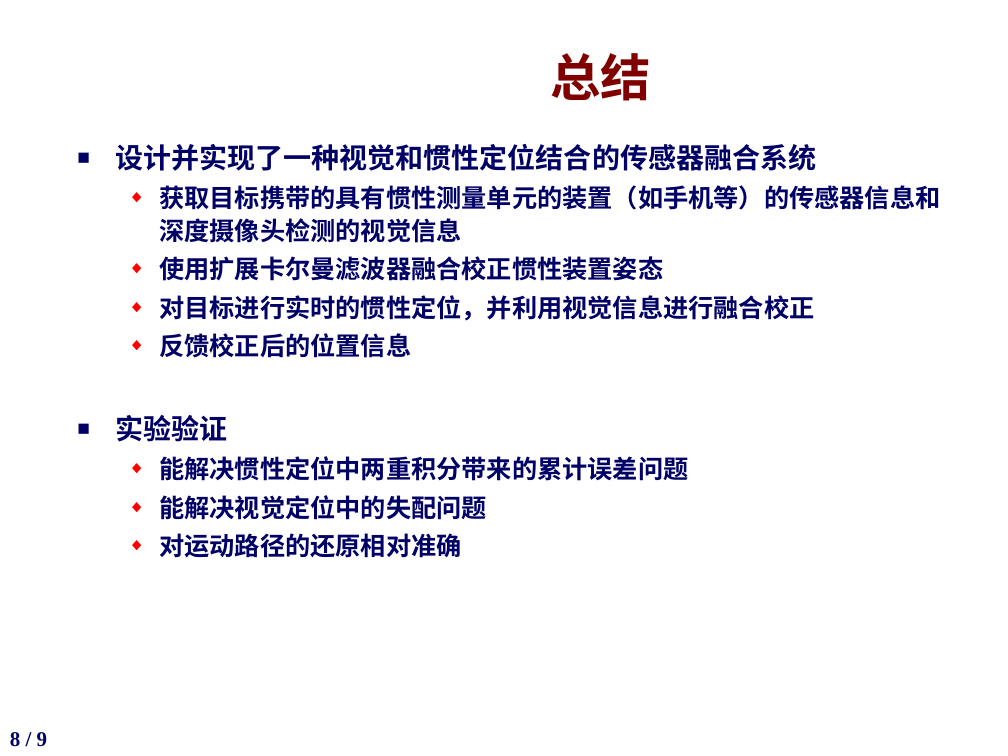
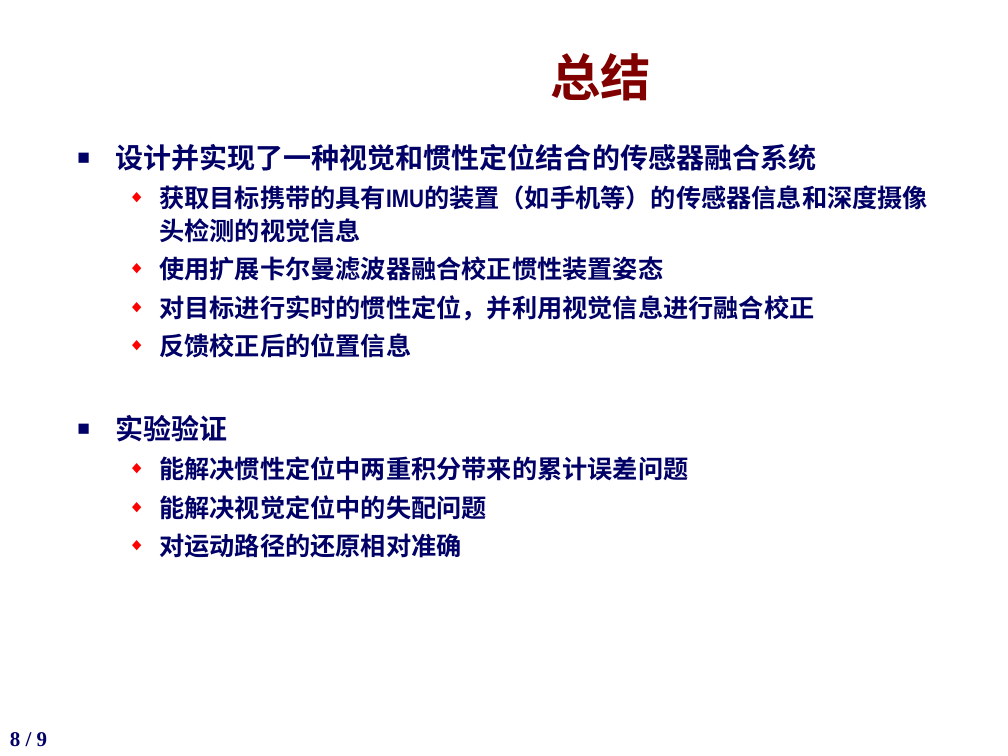
Before and after one commit to potato1996/FinalYearProject, a slide deck: slide 8 of slides/答辩ppt-杜大有1300012870.pptx. Drawn at 1008x756 pixels with LibreOffice and Linux fonts; fonts in the diff are those of the drawing; background and template pictures are left out. Boxes give left, top, right and bottom in pixels: in the first picture for what was removed or moved away, otherwise in the second. Text is boxed around its words. In the diff, an @@ line names an element or a change of style, - is before the commit and + after.

Commit message:
update slides

```diff
--- a/slides/答辩ppt-杜大有1300012870.pptx
+++ b/slides/答辩ppt-杜大有1300012870.pptx
@@ text at <box>159,185,928,243</box>: text changed @@
-  ◆ 获取目标携带的具有惯性测量单元的装置（如手机等）的传感器信息和深度摄像头检测的视觉信息
+  ◆ 获取目标携带的具有IMU的装置（如手机等）的传感器信息和深度摄像头检测的视觉信息
```
Also in this commit, not shown: 1 other slide changed.
